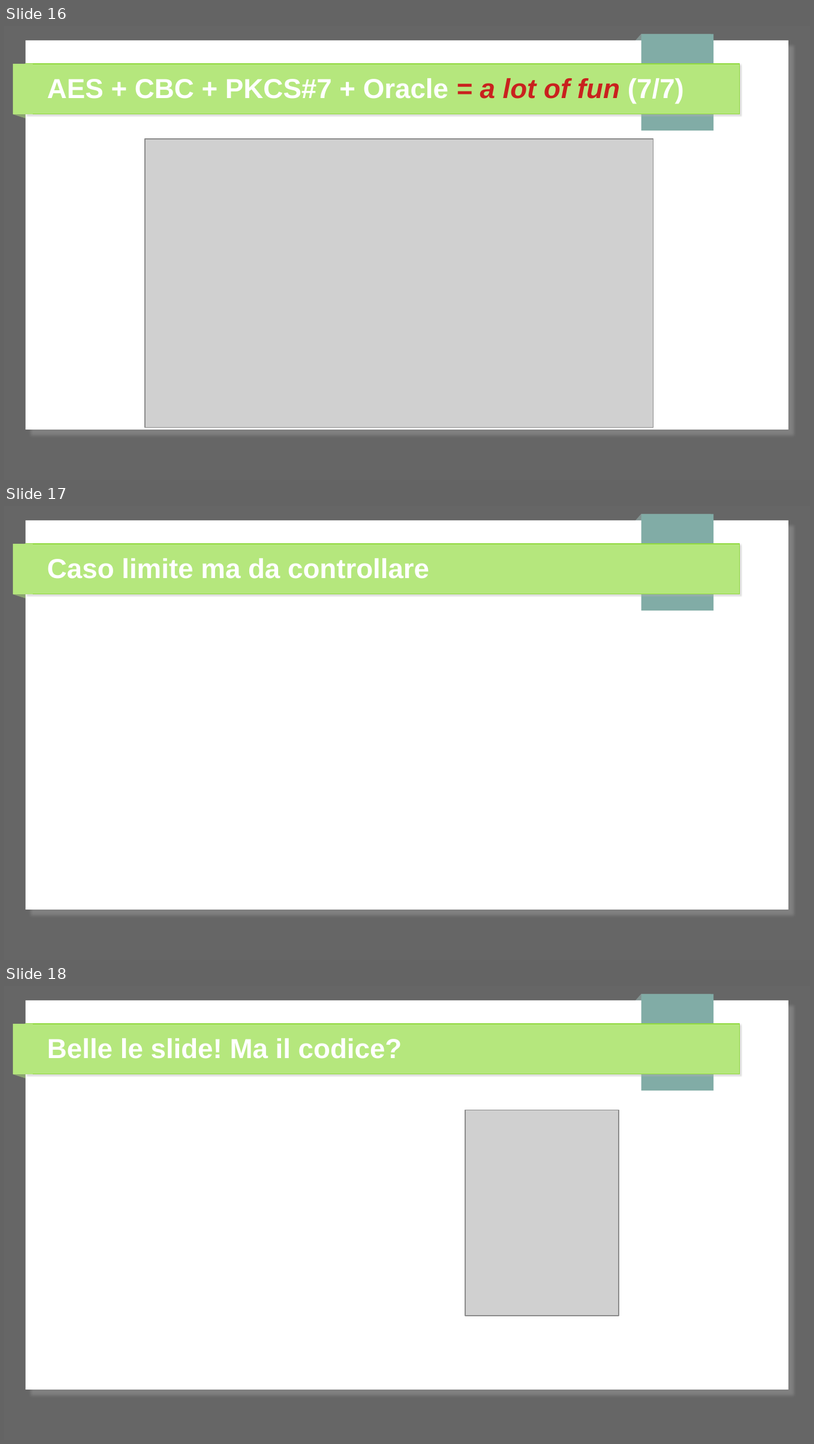
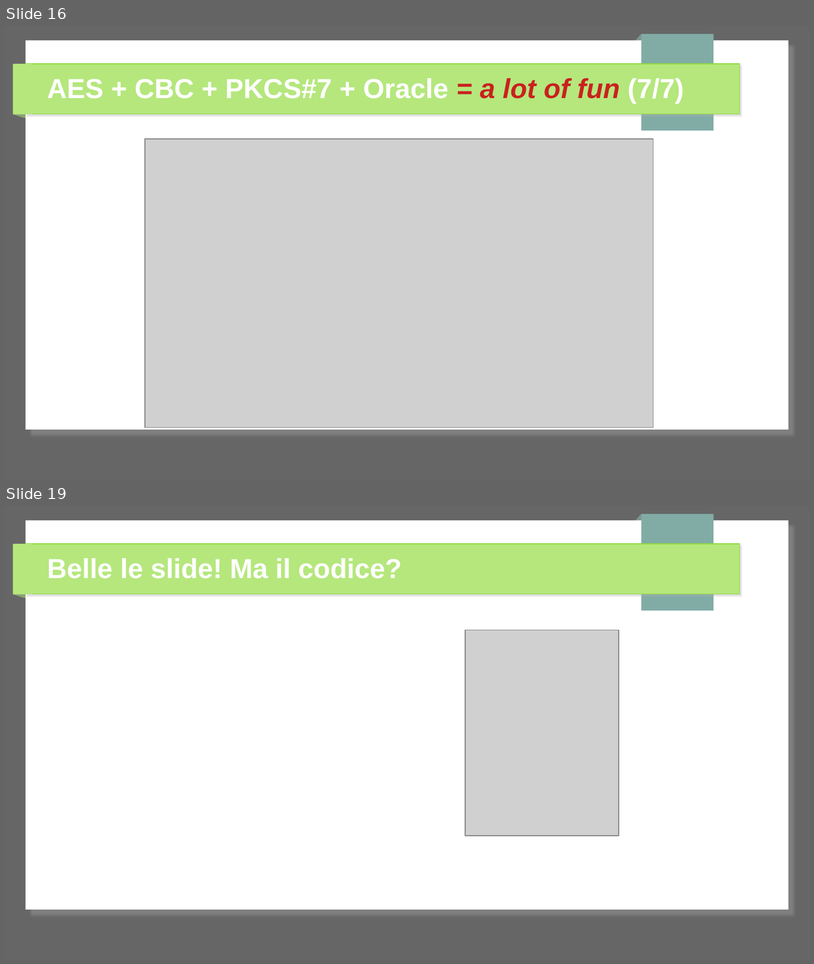
Before and after one commit to 0xfederico/cryptography-attacks, a slide deck: 01-padding oracle attack/presentations/Presentazione linux day 28 ottobre 2023.odp. Shown one above the other, each under a label of ours: slides 16, 17 and 18 before the commit, slides 16 and 19 after it; the slides between them are not shown. The pictures are 814x1444 and 814x964 pixels, drawn with LibreOffice and Linux fonts; fonts in the diff are those of the drawing; grey boxes stand for pictures. Boxes give left, top, right and bottom in pixels: in the first picture for what was removed or moved away, otherwise in the second. Text is boxed around its words. In the diff, an @@ line names an element or a change of style, - is before the commit and + after.

```diff
--- a/01-padding oracle attack/presentations/Presentazione linux day 28 ottobre 2023.odp
+++ b/01-padding oracle attack/presentations/Presentazione linux day 28 ottobre 2023.odp
@@ slide 17 removed at [4,506,810,960], background #666666; not listed: 7 template elements that a slide beside it also shows @@
@@ title removed at [47,558,429,579] @@
-Caso limite ma da controllare
@@ what was slide 18 is now slide 19 @@
```
Also in this commit, not shown: 2 slides added, 4 other files.
